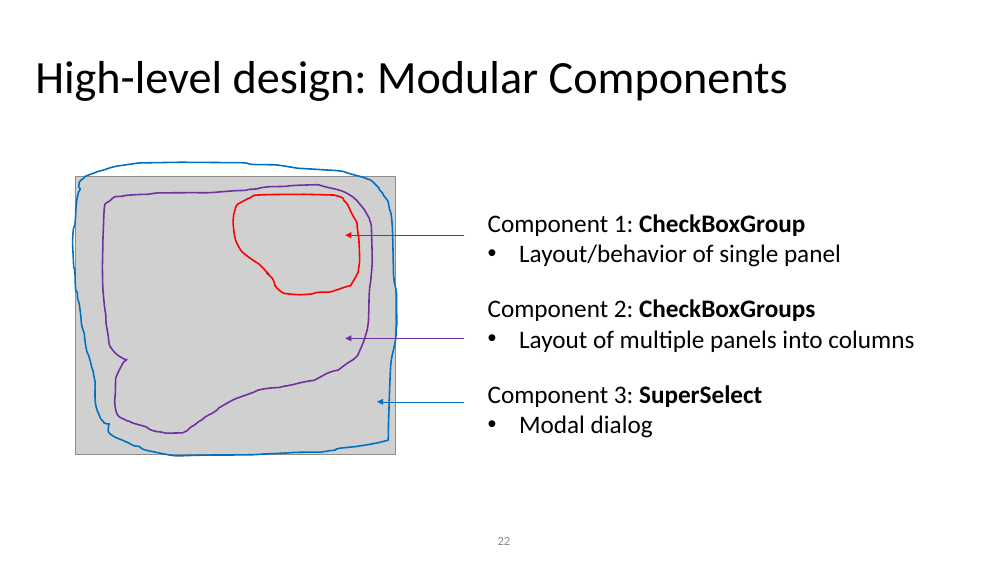
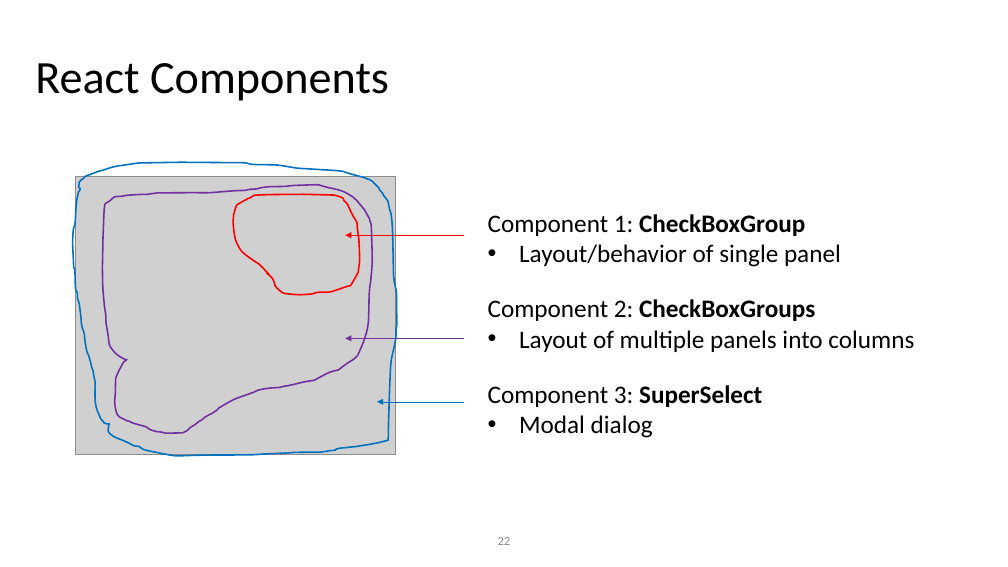
Before and after one commit to rdavidhall3/r-pharma-js-toolchain-2022, a slide deck: slide 22 of workshop/RPharma_2022_Hall_v2.pptx. Drawn at 1008x567 pixels with LibreOffice and Linux fonts; fonts in the diff are those of the drawing; grey boxes stand for pictures. Boxes give left, top, right and bottom in pixels: in the first picture for what was removed or moved away, otherwise in the second. Text is boxed around its words. In the diff, an @@ line names an element or a change of style, - is before the commit and + after.

```diff
--- a/workshop/RPharma_2022_Hall_v2.pptx
+++ b/workshop/RPharma_2022_Hall_v2.pptx
@@ title at bbox=[35, 63, 389, 101]: text changed @@
-High-level design: Modular Components
+React Components
```
Also in this commit, not shown: 9 other slides changed, 1 slide added, 2 other files.
